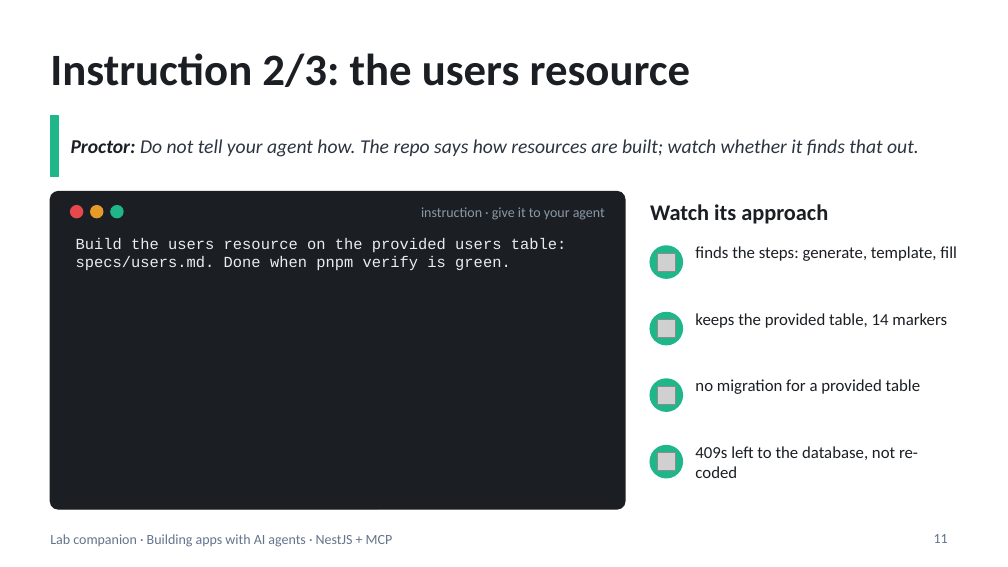
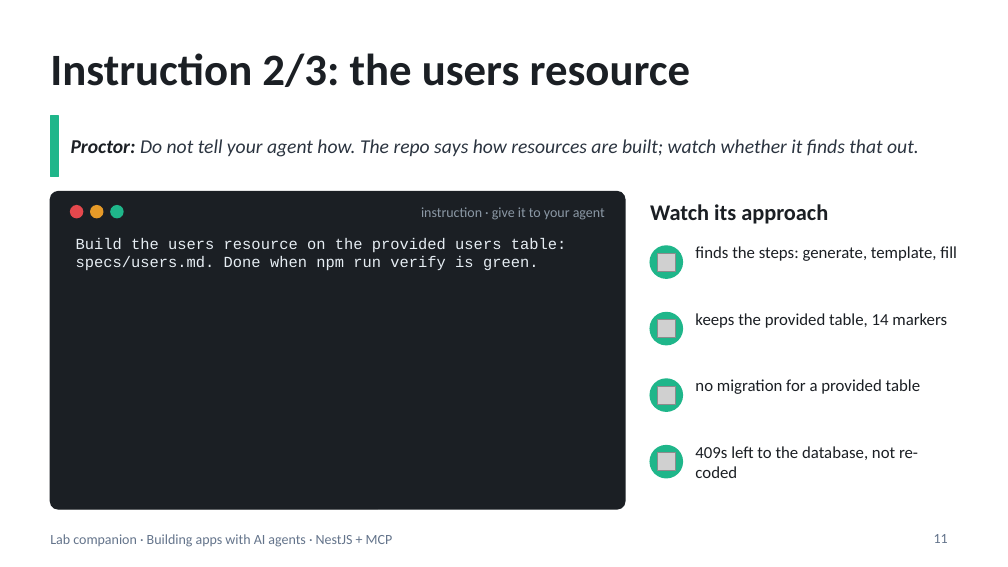
Before and after one commit to blazaga/ai-training-modules, a slide deck: slide 11 of docs/ai-agent-training/slides/lab-companion.pptx. Drawn at 1008x567 pixels with LibreOffice and Linux fonts; fonts in the diff are those of the drawing; grey boxes stand for pictures. Boxes give left, top, right and bottom in pixels: in the first picture for what was removed or moved away, otherwise in the second. Text is boxed around its words. In the diff, an @@ line names an element or a change of style, - is before the commit and + after.

```diff
--- a/docs/ai-agent-training/slides/lab-companion.pptx
+++ b/docs/ai-agent-training/slides/lab-companion.pptx
@@ text at [76, 256, 539, 270]: text changed @@
-specs/users.md. Done when pnpm verify is green.
+specs/users.md. Done when npm run verify is green.
```
Also in this commit, not shown: 15 other slides changed, 11 other files.
